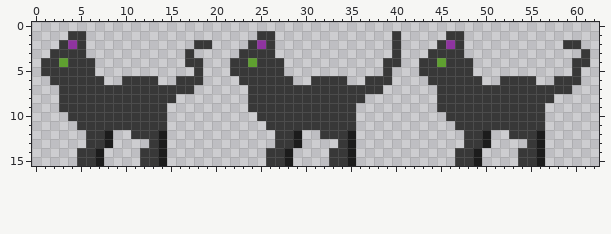
Edited in one commit: pixel-art sprite (Assets/Sprites/Cat/CatIdle.png). Above, as it was before the edit.
The file is 63x16 pixels.
Once edited:
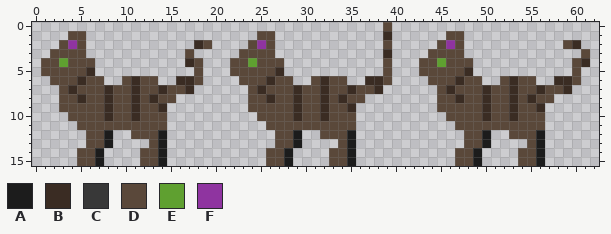
Palette (. is transparent): A #1c1c1c  B #3a2c23  C #383838  D #5a483a  E #5fa030  F #8f34a0
The commit says: Added Cat animations and controller script
From old to new:
@@ x 0..62 @@
- 0 ...............................................................
- 1 ....CC...................CC.............C.....CC...............
- 2 ...CFC............CC....CFC.............C....CFC...........CC..
- 3 ..CCCC...........C.....CCCC.............C...CCCC.............C.
- 4 .CCECCC..........CC...CCECCC...........CC..CCECCC...........CC.
- 5 .CCCCCC...........C...CCCCCC...........C...CCCCCC...........C..
- 6 ..CCCCCC..CCCC..CCC....CCCCCC..CCCC..CCC....CCCCCC..CCCC..CCC..
- 7 ...CCCCCCCCCCCCCCC......CCCCCCCCCCCCCCC......CCCCCCCCCCCCCCC...
- 8 ...CCCCCCCCCCCCC........CCCCCCCCCCCCC........CCCCCCCCCCCCC.....
- 9 ...CCCCCCCCCCCC.........CCCCCCCCCCCC.........CCCCCCCCCCCC......
-10 ....CCCCCCCCCCC..........CCCCCCCCCCC..........CCCCCCCCCCC......
-11 .....CCCCCCCCCC...........CCCCCCCCCC...........CCCCCCCCCC......
-12 ......CCA..CCCA............CCA..CCCA............CCA..CCCA......
-13 ......CCA....CA............CCA....CA............CCA....CA......
-14 .....CCA....CCA...........CCA....CCA...........CCA....CCA......
-15 .....CCA....CCA...........CCA....CCA...........CCA....CCA......
+ 0 .......................................D.......................
+ 1 ....DD...................DD............B......DD...............
+ 2 ...DFD............BD....DFD............D.....DFD...........DB..
+ 3 ..DDDD...........D.....DDDD............B....DDDD.............D.
+ 4 .DDEDDD..........BD...DDEDDD...........D...DDEDDD...........DB.
+ 5 .DDDDDB...........D...DDDDDB...........D...DDDDDB...........D..
+ 6 ..DDDBDD..DBDD..BBD....DDDBDD..DBDD..BBD....DDDBDD..DBDD..BBD..
+ 7 ...DBDDDBDDBDDBDDB......DBDDDBDDBDDBDDB......DBDDDBDDBDDBDDB...
+ 8 ...DDBDDBDDBDBDD........DDBDDBDDBDBDD........DDBDDBDDBDBDD.....
+ 9 ...DDDDDBDDBDDB.........DDDDDBDDBDDB.........DDDDDBDDBDDB......
+10 ....DDDDBDDBDDD..........DDDDBDDBDDD..........DDDDBDDBDDD......
+11 .....DDDDDDDDDD...........DDDDDDDDDD...........DDDDDDDDDD......
+12 ......DDA..DDDA............DDA..DDDA............DDA..DDDA......
+13 ......DDA....DA............DDA....DA............DDA....DA......
+14 .....DDA....DDA...........DDA....DDA...........DDA....DDA......
+15 .....DDA....DDA...........DDA....DDA...........DDA....DDA......
